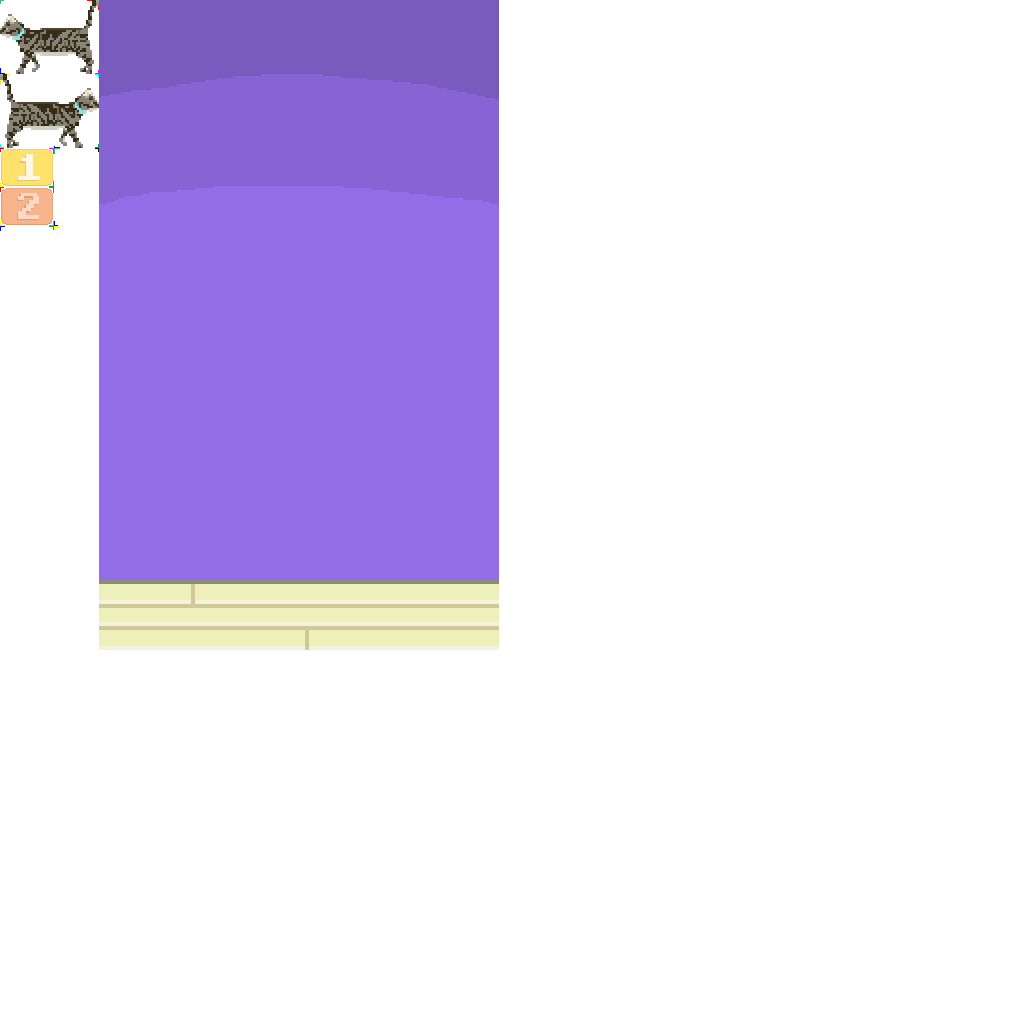
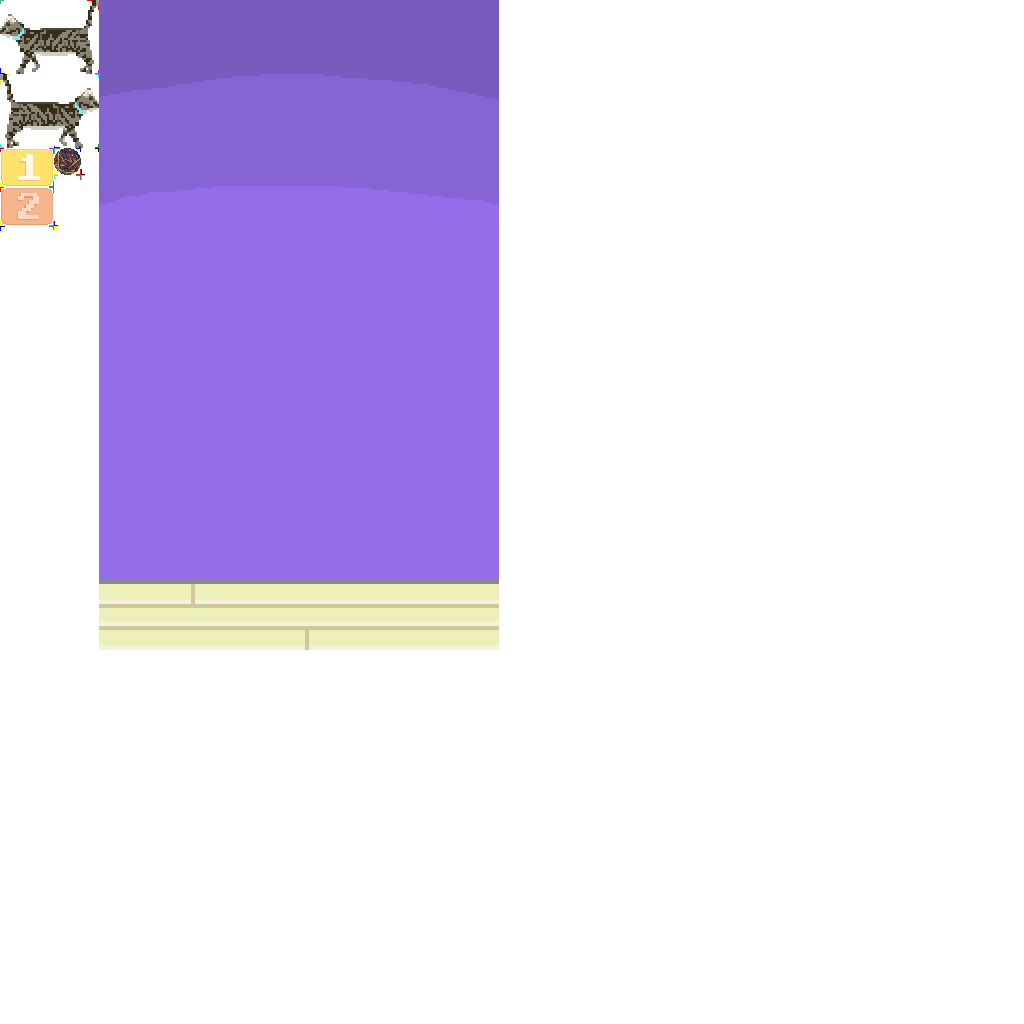
Layered file, before and after one edit (1024px x 1024px). Changes by layer:
added layer "Yarn ball" above "Layer 4" over [54, 148, 85, 180]
